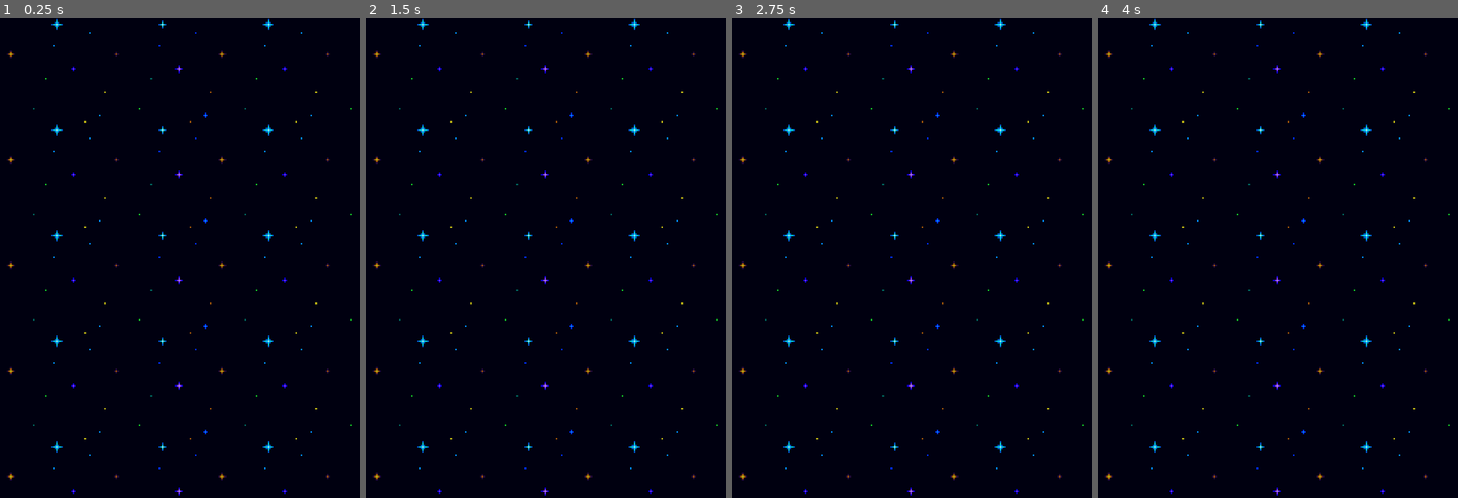
Above: before the commit, frames 1-4 (left to right).
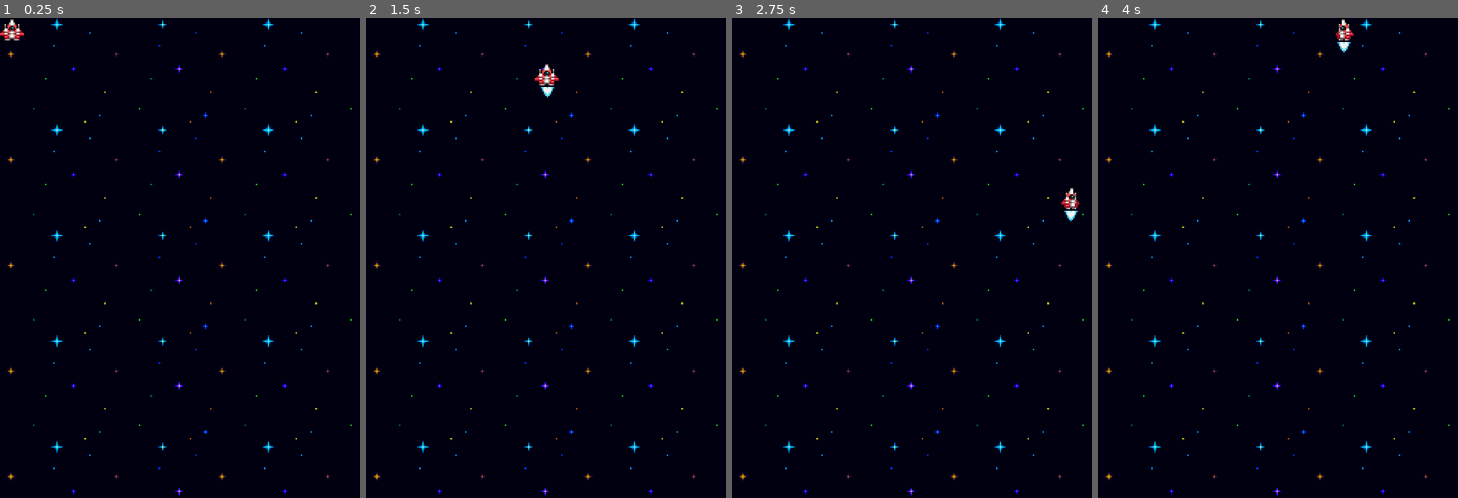
Above: after the commit, the same moments.

Repository: josh-mchugh/clone-godot-2d-shooter
Game: Godot game, scene res://src/main.tscn
The game is run twice, just before and just after one commit, with the same random seed, the same clock (stepped at 60 frames per second) and the same inputs.
Inputs:
- Up to frame 1 (0.25 s): no input
- Up to frame 2 (1.5 s): tap Enter at 0.5 s; hold D (right) 0.53-1.28 s; hold S (down) from 1.28 s (still down)
- Up to frame 3 (2.75 s): release S (down) at 2.03 s; hold D (right) from 2.03 s (still down)
- Up to frame 4 (4 s): release D (right) at 2.78 s; hold W (up) 2.78-3.53 s; hold A (left) from 3.53 s (still down)

The runs differ from the first frame. In frame 1, 0.2% of the frame differs, in the area x 0-7%, y 0-5%; in frame 2, 0.2%, in the area x 46-54%, y 9-17%; in frame 3, 0.2%; in frame 4, 0.2%.

Commit message:
Added Player Scene

Diff:
--- a/src/main.tscn
+++ b/src/main.tscn
@@ -1,6 +1,7 @@
-[gd_scene load_steps=2 format=3 uid="uid://bsdcx6n30jnrf"]
+[gd_scene load_steps=3 format=3 uid="uid://bsdcx6n30jnrf"]
 
 [ext_resource type="Texture2D" uid="uid://dut77gw26tmia" path="res://assets/Space_BG (2 frames) (64 x 64).png" id="1_c6xgu"]
+[ext_resource type="PackedScene" uid="uid://ntmdnsemdw6d" path="res://src/player/player.tscn" id="2_km5bu"]
 
 [node name="Main" type="Node2D"]
 
@@ -11,3 +12,5 @@
 texture = ExtResource("1_c6xgu")
 region_enabled = true
 region_rect = Rect2(0, 0, 240, 320)
+
+[node name="Player" parent="." instance=ExtResource("2_km5bu")]
--- /dev/null
+++ b/src/player/player.gd
@@ -0,0 +1,25 @@
+extends Area2D
+
+@export var speed = 150
+
+@onready var screensize = get_viewport_rect().size
+
+# Called when the node enters the scene tree for the first time.
+func _ready():
+	pass # Replace with function body.
+
+
+# Called every frame. 'delta' is the elapsed time since the previous frame.
+func _process(delta):
+	var input  = Input.get_vector("left", "right", "up", "down")
+	if input.x > 0:
+		$Ship.frame = 2
+		$Ship/Boosters.animation = "right"
+	elif input.x < 0:
+		$Ship.frame = 0
+		$Ship/Boosters.animation = "left"
+	else:
+		$Ship.frame = 1
+		$Ship/Boosters.animation = "default"
+	position += input * speed * delta
+	position = position.clamp(Vector2(8, 8), screensize - Vector2(8, 8))
--- /dev/null
+++ b/src/player/player.tscn
@@ -0,0 +1,92 @@
+[gd_scene load_steps=14 format=3 uid="uid://ntmdnsemdw6d"]
+
+[ext_resource type="Texture2D" uid="uid://cdphqdy376bet" path="res://assets/player/Player_ship (16 x 16).png" id="1_4a6il"]
+[ext_resource type="Script" path="res://src/player/player.gd" id="1_w3dj7"]
+[ext_resource type="Texture2D" uid="uid://d4hjt8c2bachm" path="res://assets/player/Boosters (16 x 16).png" id="2_augoo"]
+[ext_resource type="Texture2D" uid="uid://b2qoed00rqd4h" path="res://assets/player/Boosters_left (16 x 16).png" id="3_kfrwr"]
+[ext_resource type="Texture2D" uid="uid://cjjpj54la4w4d" path="res://assets/player/Boosters_right (16 x 16).png" id="4_slt00"]
+
+[sub_resource type="AtlasTexture" id="AtlasTexture_g65j3"]
+atlas = ExtResource("2_augoo")
+region = Rect2(0, 0, 16, 16)
+
+[sub_resource type="AtlasTexture" id="AtlasTexture_08p0l"]
+atlas = ExtResource("2_augoo")
+region = Rect2(16, 0, 16, 16)
+
+[sub_resource type="AtlasTexture" id="AtlasTexture_ixkua"]
+atlas = ExtResource("3_kfrwr")
+region = Rect2(0, 0, 16, 16)
+
+[sub_resource type="AtlasTexture" id="AtlasTexture_w2laf"]
+atlas = ExtResource("3_kfrwr")
+region = Rect2(16, 0, 16, 16)
+
+[sub_resource type="AtlasTexture" id="AtlasTexture_s54oa"]
+atlas = ExtResource("4_slt00")
+region = Rect2(0, 0, 16, 16)
+
+[sub_resource type="AtlasTexture" id="AtlasTexture_c77li"]
+atlas = ExtResource("4_slt00")
+region = Rect2(16, 0, 16, 16)
+
+[sub_resource type="SpriteFrames" id="SpriteFrames_etdjl"]
+animations = [{
+"frames": [{
+"duration": 1.0,
+"texture": SubResource("AtlasTexture_g65j3")
+}, {
+"duration": 1.0,
+"texture": SubResource("AtlasTexture_08p0l")
+}],
+"loop": true,
+"name": &"forward",
+"speed": 10.0
+}, {
+"frames": [{
+"duration": 1.0,
+"texture": SubResource("AtlasTexture_ixkua")
+}, {
+"duration": 1.0,
+"texture": SubResource("AtlasTexture_w2laf")
+}],
+"loop": true,
+"name": &"left",
+"speed": 10.0
+}, {
+"frames": [{
+"duration": 1.0,
+"texture": SubResource("AtlasTexture_s54oa")
+}, {
+"duration": 1.0,
+"texture": SubResource("AtlasTexture_c77li")
+}],
+"loop": true,
+"name": &"right",
+"speed": 10.0
+}]
+
+[sub_resource type="RectangleShape2D" id="RectangleShape2D_8vwdn"]
+size = Vector2(14, 14)
+
+[node name="Player" type="Area2D"]
+script = ExtResource("1_w3dj7")
+
+[node name="Ship" type="Sprite2D" parent="."]
+texture = ExtResource("1_4a6il")
+hframes = 3
+frame = 1
+
+[node name="Boosters" type="AnimatedSprite2D" parent="Ship"]
+position = Vector2(0, 16)
+sprite_frames = SubResource("SpriteFrames_etdjl")
+animation = &"forward"
+autoplay = "forward"
+frame = 1
+frame_progress = 0.38056
+
+[node name="CollisionShape2D" type="CollisionShape2D" parent="."]
+shape = SubResource("RectangleShape2D_8vwdn")
+
+[node name="GunCooldown" type="Timer" parent="."]
+one_shot = true
Binary file added: assets/player/Boosters (16 x 16).png
Not shown, added: assets/player/Boosters (16 x 16).png.import
Binary file added: assets/player/Boosters_left (16 x 16).png
Not shown, added: assets/player/Boosters_left (16 x 16).png.import
Binary file added: assets/player/Boosters_right (16 x 16).png
Not shown, added: assets/player/Boosters_right (16 x 16).png.import
Binary file added: assets/player/Player_ship (16 x 16).png
Not shown, added: assets/player/Player_ship (16 x 16).png.import
